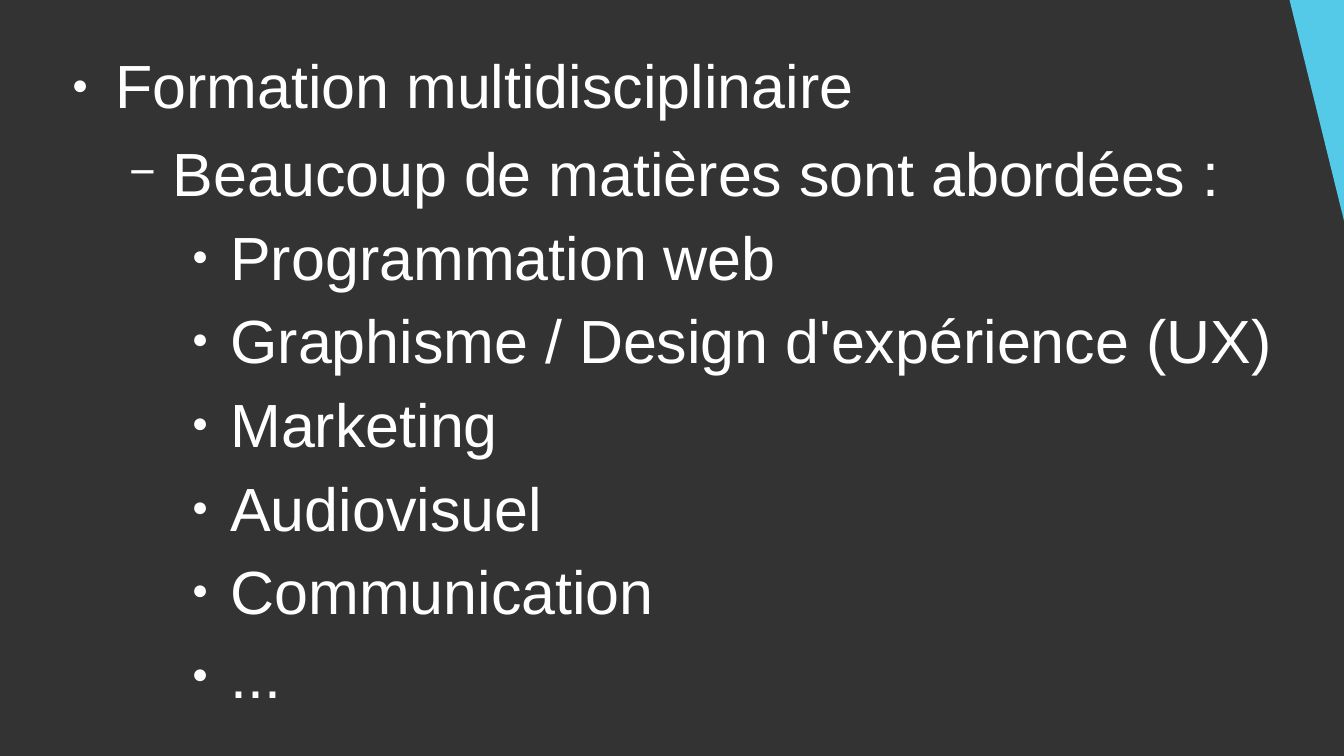
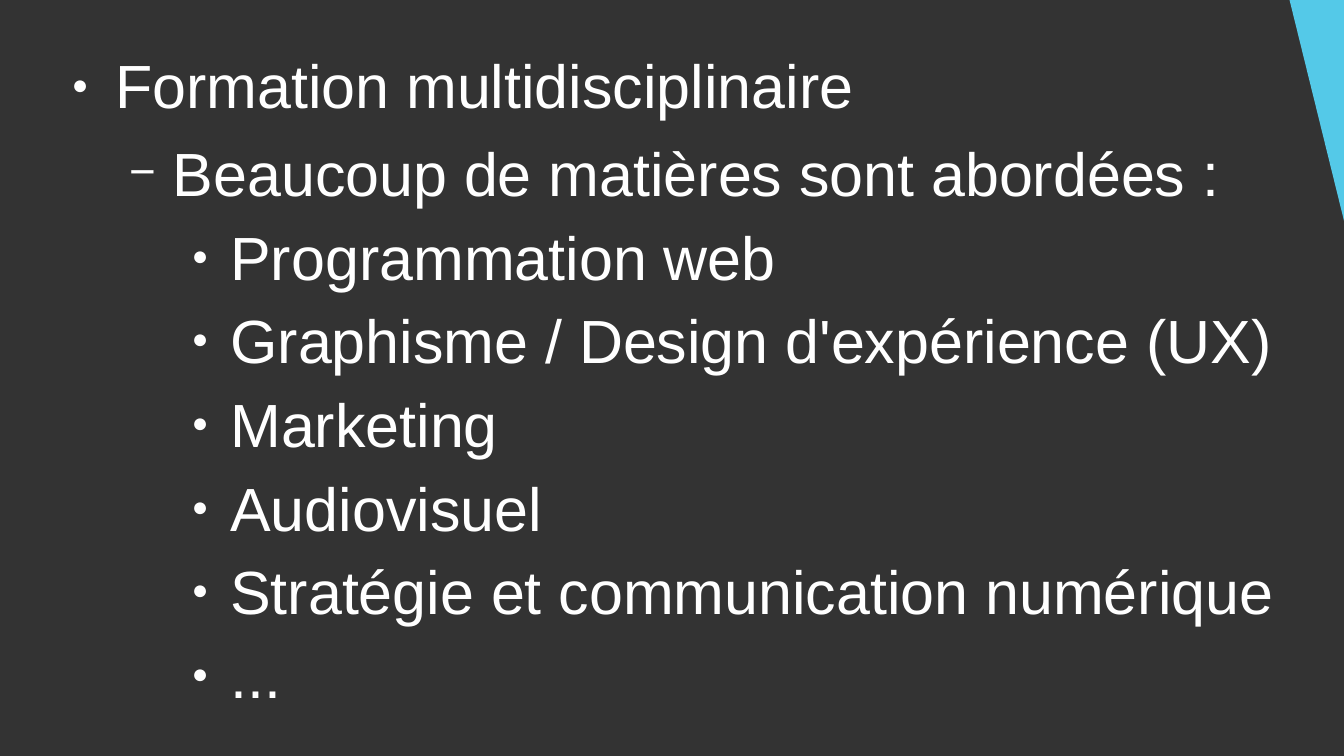
Before and after one commit to DanYellow/cours, a slide deck: slide 6 of presentation-formation-mmi/presentation.odp. Drawn at 1344x756 pixels with LibreOffice and Linux fonts; fonts in the diff are those of the drawing. Boxes give left, top, right and bottom in pixels: in the first picture for what was removed or moved away, otherwise in the second. Text is boxed around its words. In the diff, an @@ line names an element or a change of style, - is before the commit and + after.

```diff
--- a/presentation-formation-mmi/presentation.odp
+++ b/presentation-formation-mmi/presentation.odp
@@ text at bbox=[230, 569, 1273, 626]: text changed @@
-    ● Communication
+    ● Stratégie et communication numérique
```
Also in this commit, not shown: 12 other slides changed, 6 slides added, 1 other file.
